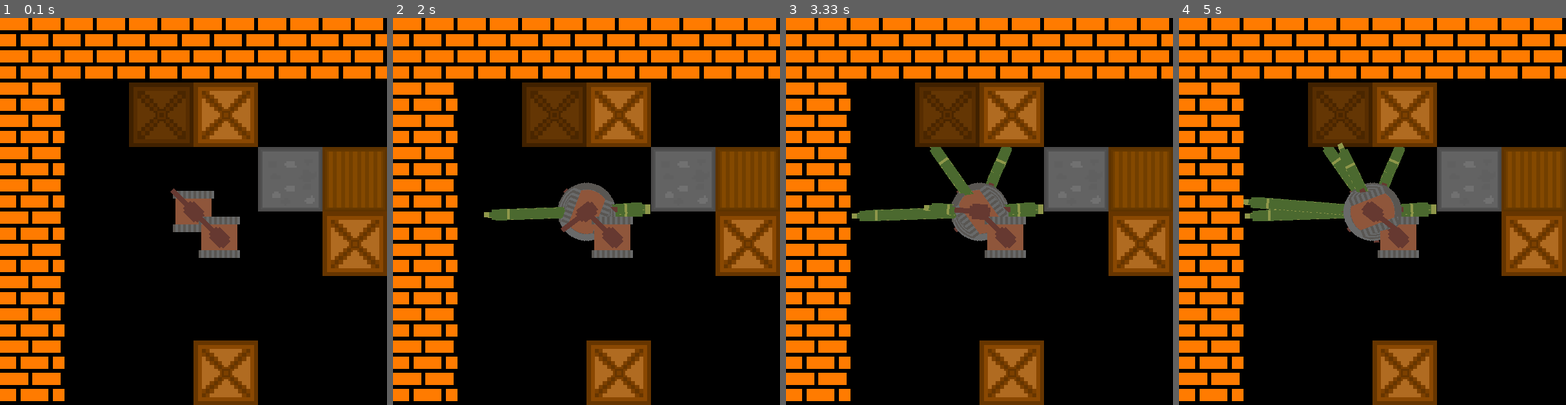
Above: before the commit, frames 1-4 (left to right).
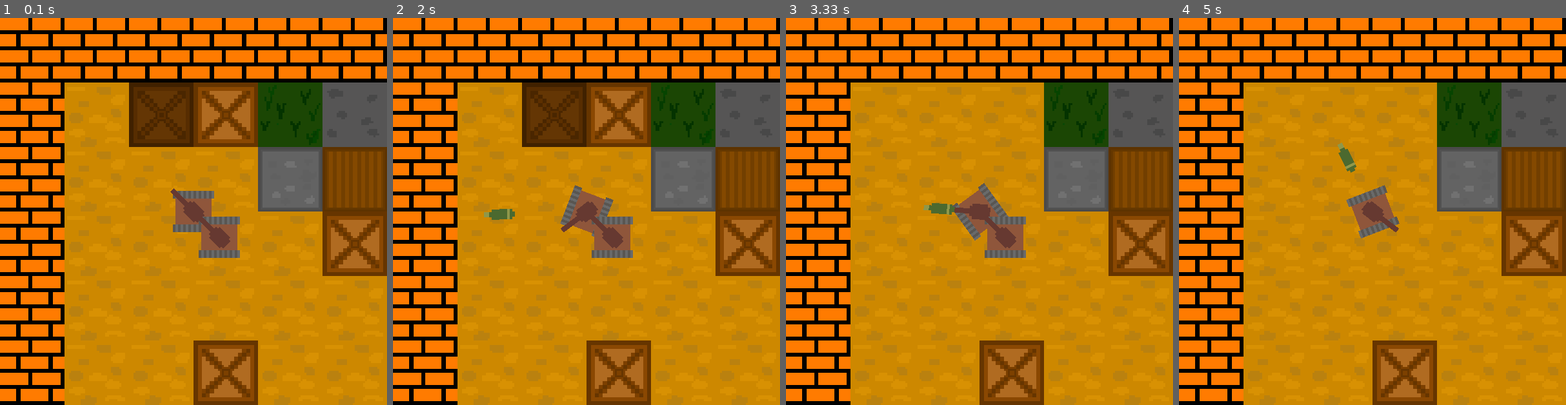
Above: after the commit, the same moments.

Repository: f1rsov08/PyGameProject
Game: pygame game, started from main.py
Same seed, same stepped clock (60 frames per second), same inputs: the game is played once before the commit and once after it.
Inputs (mouse positions are in pixels of both pictures, inside the frame that each line leads up to):
- Up to frame 1 (0.1 s): no input
- Up to frame 2 (2 s): click (586, 211) at 0.38 s; hold D 0.67-1.13 s; click (710, 199) at 0.75 s; hold D 1.17-1.47 s; click (493, 215) at 1.25 s; hold D 1.5-1.97 s; click (466, 304) at 1.58 s
- Up to frame 3 (3.33 s): hold A 2-2.53 s; click (1037, 76) at 2.08 s; hold D 2.57-2.87 s; click (878, 68) at 2.65 s; hold A 2.9-3.3 s; click (840, 199) at 2.98 s
- Up to frame 4 (5 s): hold D 3.33-3.7 s; click (1376, 250) at 3.42 s; hold D 3.73-4.37 s; click (1519, 358) at 3.82 s; hold D 4.4-4.77 s; click (1310, 83) at 4.48 s; hold A from 4.8 s (still down); click (1507, 312) at 4.88 s

The runs differ from the first frame. In frame 1, 51% of the frame differs, in the area x 16-100%, y 16-100%; in frame 2, 51%; in frame 3, 56%; in frame 4, 57%.

Commit message:
Добавил обновление поля карты

Diff:
--- a/main.py
+++ b/main.py
@@ -473,6 +473,7 @@
 
         # Обновляем камеру
         all_sprites.update()
+        map.update(player.getcoords())
         camera.update()
 
         # Рисуем все что надо
